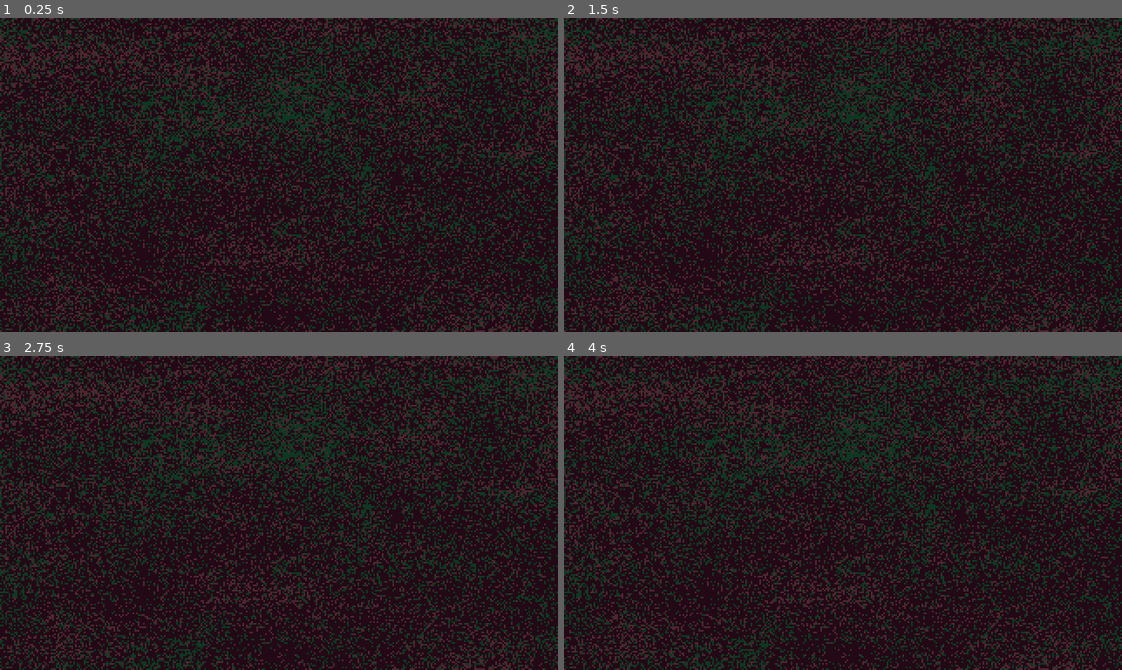
Above: before the commit, frames 1-4 (two rows, left to right).
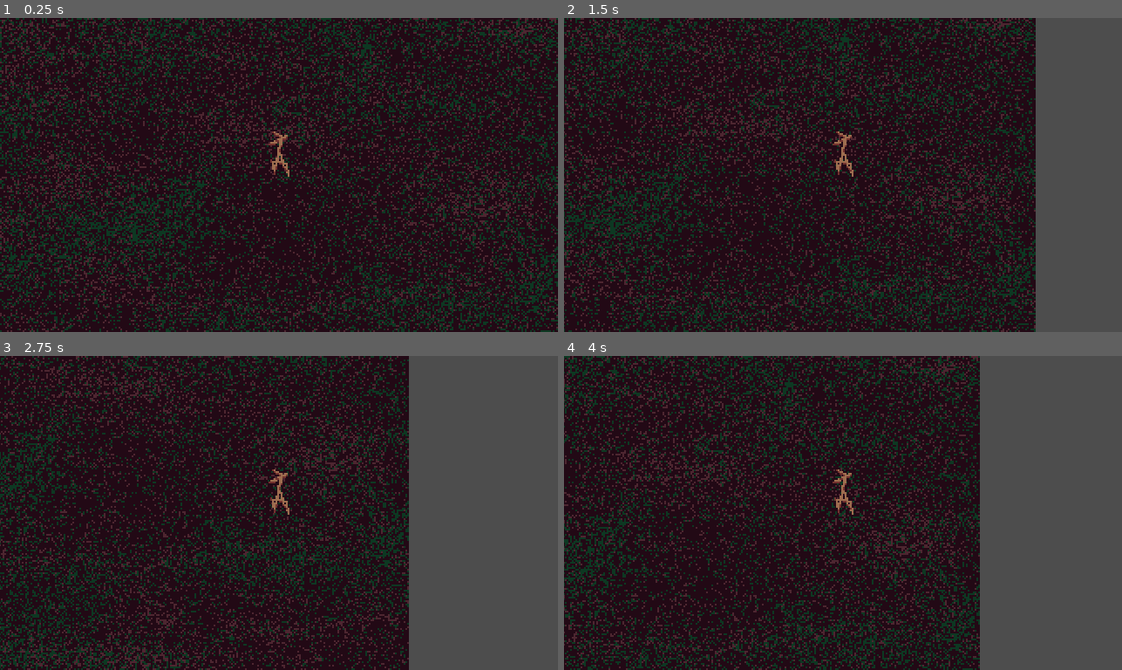
Above: after the commit, the same moments.

Repository: krobbi/afrogalypse
Game: Godot game, scene res://scenes/forest/forest.tscn
Same seed, same stepped clock (60 frames per second), same inputs: the game is played once before the commit and once after it.
Inputs:
- Up to frame 1 (0.25 s): no input
- Up to frame 2 (1.5 s): tap Enter at 0.5 s; hold D (move_right, bound only after the commit) 0.53-1.28 s; hold S (move_down, bound only after the commit) from 1.28 s (still down)
- Up to frame 3 (2.75 s): release S (move_down, bound only after the commit) at 2.03 s; hold D (move_right, bound only after the commit) from 2.03 s (still down)
- Up to frame 4 (4 s): release D (move_right, bound only after the commit) at 2.78 s; hold W (move_up, bound only after the commit) 2.78-3.53 s; hold A (move_left, bound only after the commit) from 3.53 s (still down)

The runs differ from the first frame. In frame 1, 50% of the frame differs, in the area x 0-100%, y 0-100%; in frame 2, 57%; in frame 3, 63%; in frame 4, 62%.

Commit message:
Player movement

Diff:
--- /dev/null
+++ b/entities/stickman/stickman.gd
@@ -0,0 +1,9 @@
+class_name Stickman
+extends CharacterBody2D
+
+@export var _speed: float = 64.0
+@export var _acceleration: float = 256.0
+
+func _physics_process(delta: float) -> void:
+	velocity = velocity.move_toward(Input.get_vector("move_left", "move_right", "move_up", "move_down") * _speed, _acceleration * delta)
+	move_and_slide()
--- /dev/null
+++ b/entities/stickman/stickman.tscn
@@ -0,0 +1,14 @@
+[gd_scene load_steps=3 format=3 uid="uid://bebm4s1ufchtr"]
+
+[ext_resource type="Script" path="res://entities/stickman/stickman.gd" id="1_k1erq"]
+[ext_resource type="Texture2D" uid="uid://c5qoq44iljvvj" path="res://textures/stickman/stickman.png" id="1_wqxkv"]
+
+[node name="Stickman" type="CharacterBody2D"]
+script = ExtResource("1_k1erq")
+metadata/_edit_group_ = true
+
+[node name="Sprite2D" type="Sprite2D" parent="."]
+texture = ExtResource("1_wqxkv")
+offset = Vector2(0, -14)
+
+[node name="Camera2D" type="Camera2D" parent="."]
--- a/project.godot
+++ b/project.godot
@@ -31,6 +31,33 @@
 
 import/blender/enabled=false
 
+[input]
+
+move_left={
+"deadzone": 0.5,
+"events": [Object(InputEventKey,"resource_local_to_scene":false,"resource_name":"","device":-1,"window_id":0,"alt_pressed":false,"shift_pressed":false,"ctrl_pressed":false,"meta_pressed":false,"pressed":false,"keycode":0,"physical_keycode":65,"key_label":0,"unicode":97,"echo":false,"script":null)
+, Object(InputEventKey,"resource_local_to_scene":false,"resource_name":"","device":-1,"window_id":0,"alt_pressed":false,"shift_pressed":false,"ctrl_pressed":false,"meta_pressed":false,"pressed":false,"keycode":0,"physical_keycode":4194319,"key_label":0,"unicode":0,"echo":false,"script":null)
+]
+}
+move_right={
+"deadzone": 0.5,
+"events": [Object(InputEventKey,"resource_local_to_scene":false,"resource_name":"","device":-1,"window_id":0,"alt_pressed":false,"shift_pressed":false,"ctrl_pressed":false,"meta_pressed":false,"pressed":false,"keycode":0,"physical_keycode":68,"key_label":0,"unicode":100,"echo":false,"script":null)
+, Object(InputEventKey,"resource_local_to_scene":false,"resource_name":"","device":-1,"window_id":0,"alt_pressed":false,"shift_pressed":false,"ctrl_pressed":false,"meta_pressed":false,"pressed":false,"keycode":0,"physical_keycode":4194321,"key_label":0,"unicode":0,"echo":false,"script":null)
+]
+}
+move_up={
+"deadzone": 0.5,
+"events": [Object(InputEventKey,"resource_local_to_scene":false,"resource_name":"","device":-1,"window_id":0,"alt_pressed":false,"shift_pressed":false,"ctrl_pressed":false,"meta_pressed":false,"pressed":false,"keycode":0,"physical_keycode":87,"key_label":0,"unicode":119,"echo":false,"script":null)
+, Object(InputEventKey,"resource_local_to_scene":false,"resource_name":"","device":-1,"window_id":0,"alt_pressed":false,"shift_pressed":false,"ctrl_pressed":false,"meta_pressed":false,"pressed":false,"keycode":0,"physical_keycode":4194320,"key_label":0,"unicode":0,"echo":false,"script":null)
+]
+}
+move_down={
+"deadzone": 0.5,
+"events": [Object(InputEventKey,"resource_local_to_scene":false,"resource_name":"","device":-1,"window_id":0,"alt_pressed":false,"shift_pressed":false,"ctrl_pressed":false,"meta_pressed":false,"pressed":false,"keycode":0,"physical_keycode":83,"key_label":0,"unicode":115,"echo":false,"script":null)
+, Object(InputEventKey,"resource_local_to_scene":false,"resource_name":"","device":-1,"window_id":0,"alt_pressed":false,"shift_pressed":false,"ctrl_pressed":false,"meta_pressed":false,"pressed":false,"keycode":0,"physical_keycode":4194322,"key_label":0,"unicode":0,"echo":false,"script":null)
+]
+}
+
 [rendering]
 
 textures/canvas_textures/default_texture_filter=0
--- a/scenes/forest/forest.tscn
+++ b/scenes/forest/forest.tscn
@@ -1,6 +1,7 @@
-[gd_scene load_steps=2 format=3 uid="uid://b4q17xt4v1fg4"]
+[gd_scene load_steps=3 format=3 uid="uid://b4q17xt4v1fg4"]
 
 [ext_resource type="Texture2D" uid="uid://bp761k2802pbp" path="res://textures/terrain.png" id="1_moj3b"]
+[ext_resource type="PackedScene" uid="uid://bebm4s1ufchtr" path="res://entities/stickman/stickman.tscn" id="2_bvrbi"]
 
 [node name="Forest" type="Node2D"]
 process_mode = 3
@@ -8,5 +9,8 @@
 
 [node name="Terrain" type="Sprite2D" parent="."]
 texture = ExtResource("1_moj3b")
-centered = false
 metadata/_edit_lock_ = true
+
+[node name="Stickman" parent="." instance=ExtResource("2_bvrbi")]
+light_mask = 0
+visibility_layer = 2
Binary file added: textures/stickman/stickman.png
Not shown, added: textures/stickman/stickman.png.import
